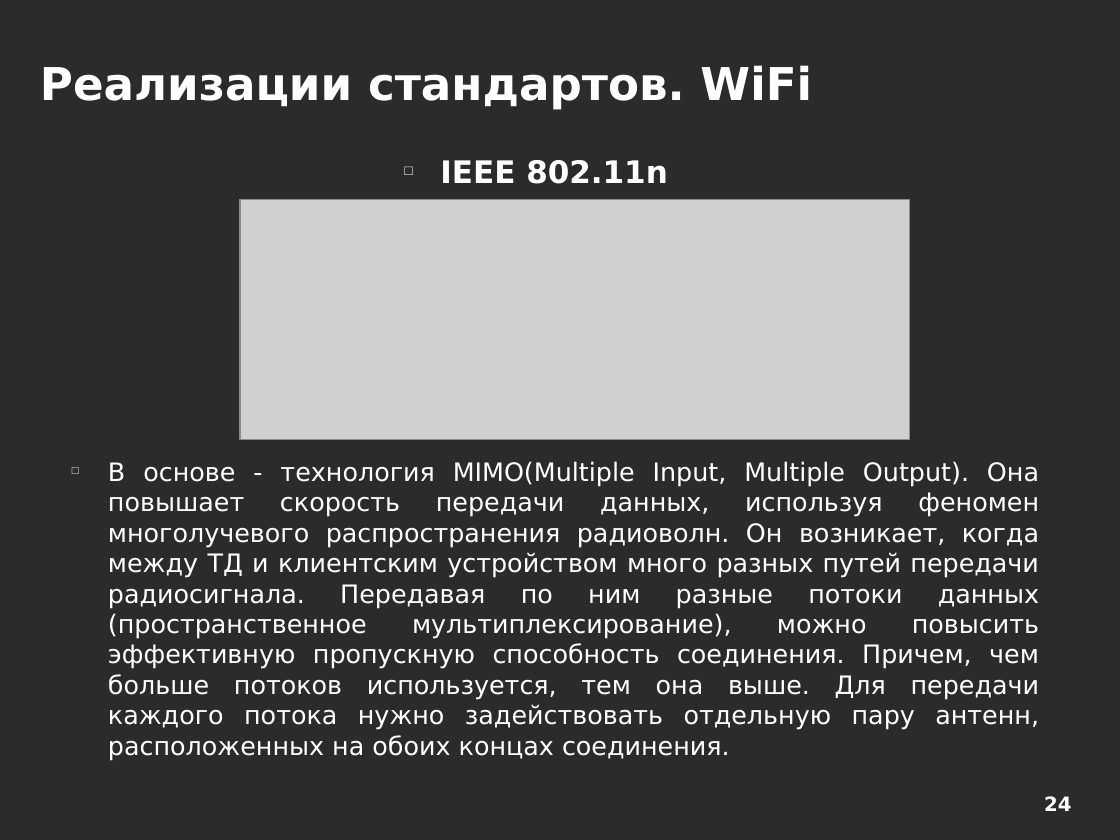
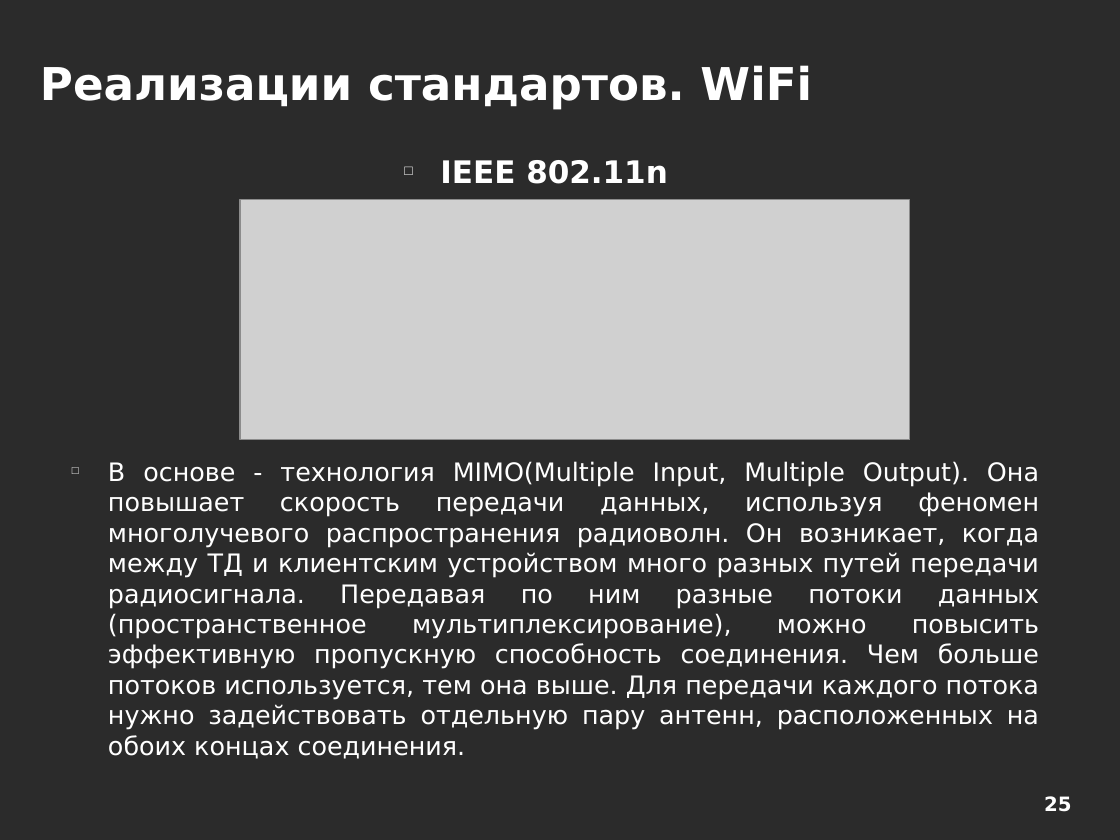
Before and after one commit to aeremenok/a-team-777, a slide deck: slide 25 of 10/smm/doc/eav_wireless.odp (slide 24 before the commit). Drawn at 1120x840 pixels with LibreOffice and Linux fonts; fonts in the diff are those of the drawing; grey boxes stand for pictures; background and template pictures are left out; a plain dark background stands for a picture behind light text. Boxes give left, top, right and bottom in pixels: in the first picture for what was removed or moved away, otherwise in the second. Text is boxed around its words. In the diff, an @@ line names an element or a change of style, - is before the commit and + after.

```diff
--- a/10/smm/doc/eav_wireless.odp
+++ b/10/smm/doc/eav_wireless.odp
@@ text at [108,461,1039,759]: text changed @@
-□ В основе - технология MIMO(Multiple Input, Multiple Output). Она повышает скорость передачи данных, используя феномен многолучевого распространения радиоволн. Он возникает, когда между ТД и клиентским устройством много разных путей передачи радиосигнала. Передавая по ним разные потоки данных (пространственное мультиплексирование), можно повысить эффективную пропускную способность соединения. Причем, чем больше потоков используется, тем она выше. Для передачи каждого потока нужно задействовать отдельную пару антенн, расположенных на обоих концах соединения.
+□ В основе - технология MIMO(Multiple Input, Multiple Output). Она повышает скорость передачи данных, используя феномен многолучевого распространения радиоволн. Он возникает, когда между ТД и клиентским устройством много разных путей передачи радиосигнала. Передавая по ним разные потоки данных (пространственное мультиплексирование), можно повысить эффективную пропускную способность соединения. Чем больше потоков используется, тем она выше. Для передачи каждого потока нужно задействовать отдельную пару антенн, расположенных на обоих концах соединения.
@@ page number at [1044,796,1071,812]: text changed @@
-24
+25
```
Also in this commit, not shown: 20 other slides changed, 3 slides added, 1 slide removed.
